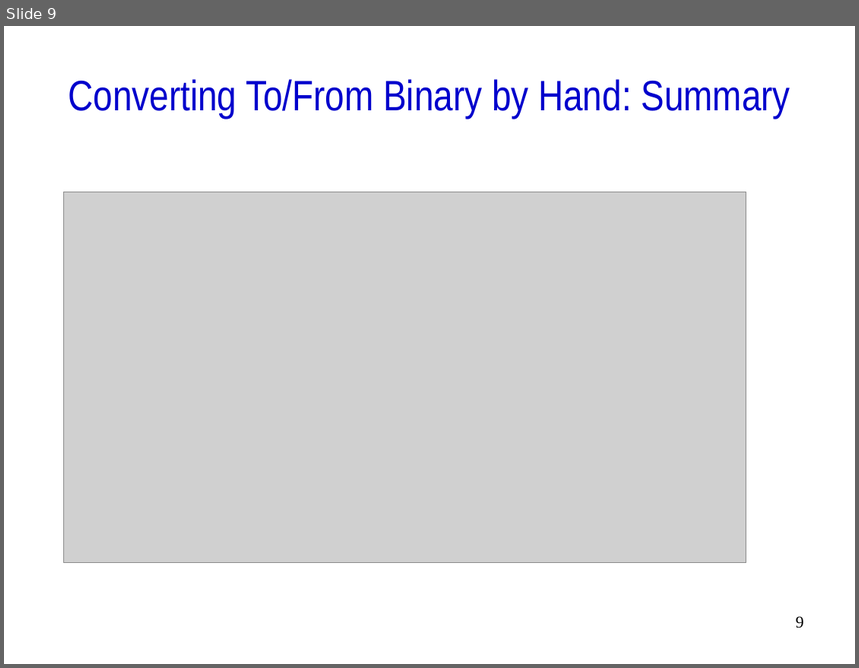
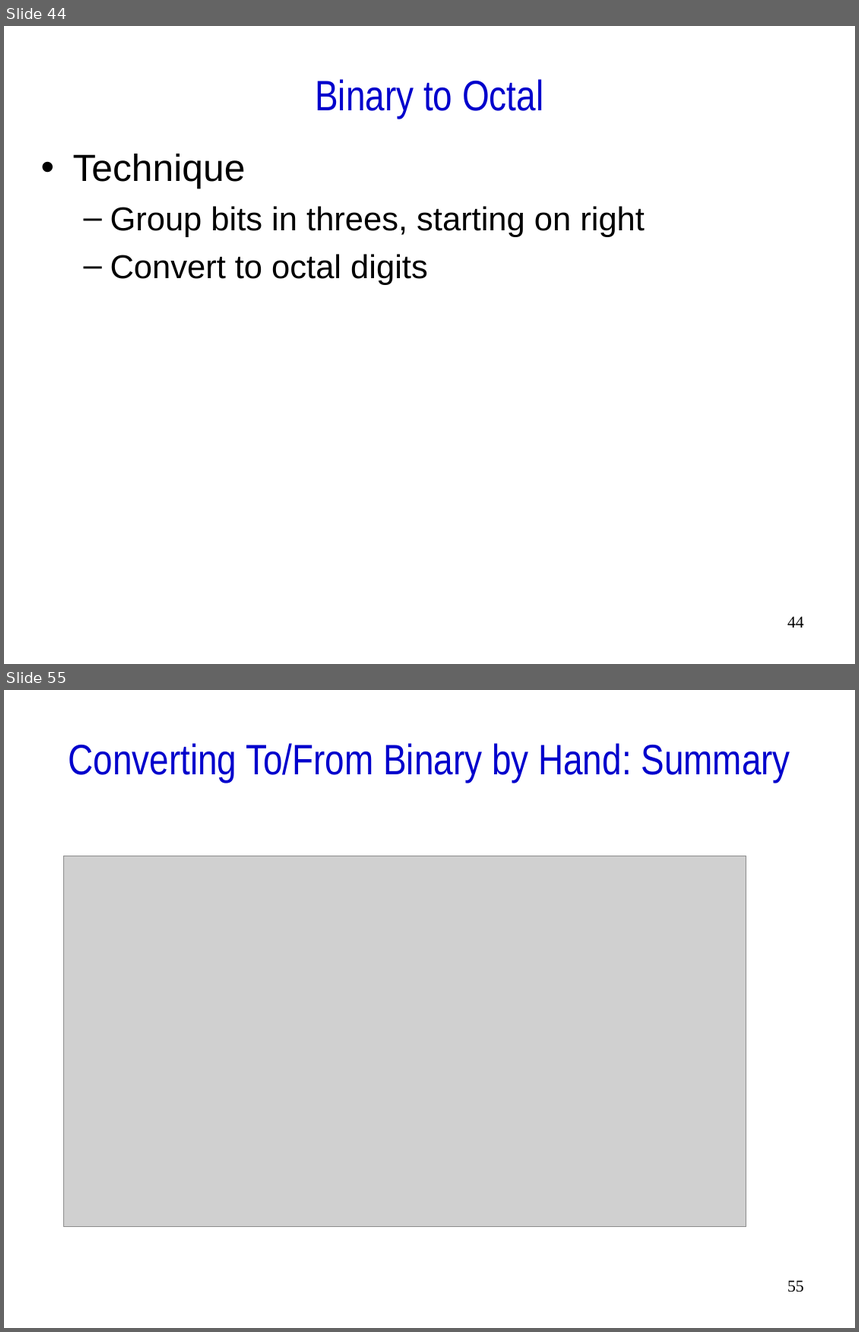
Before and after one commit to mochizukimax/ee260_2019_spring_materials_week_02_repo, a slide deck: docs/slides/ee260_2019_spring_materials_week_02_slides.ppt. Shown one above the other, each under a label of ours: slide 9 before the commit, slides 44 and 55 after it; the slides between them are not shown. The pictures are 859x668 and 859x1332 pixels, drawn with LibreOffice and Linux fonts; fonts in the diff are those of the drawing; grey boxes stand for pictures. Boxes give left, top, right and bottom in pixels: in the first picture for what was removed or moved away, otherwise in the second. Text is boxed around its words. In the diff, an @@ line names an element or a change of style, - is before the commit and + after.

```diff
--- a/docs/slides/ee260_2019_spring_materials_week_02_slides.ppt
+++ b/docs/slides/ee260_2019_spring_materials_week_02_slides.ppt
@@ slide 44 added at [4,26,855,664], background #FFFFFF @@
@@ title added at [315,79,544,117], 36 pt, text #0000CC @@
+Binary to Octal
@@ text added at [73,154,645,285], 28 pt, text #000000 @@
+• Technique
+  – Group bits in threes, starting on right
+  – Convert to octal digits
@@ page number added at [788,617,804,628], 14 pt, text #000000 @@
+44
@@ what was slide 9 is now slide 55 @@
@@ page number at [788,1281,804,1293]: text changed @@
-9
+55
```
Also in this commit, not shown: 8 slides changed, 69 other slides added, 19 slides removed, 2 other files.
